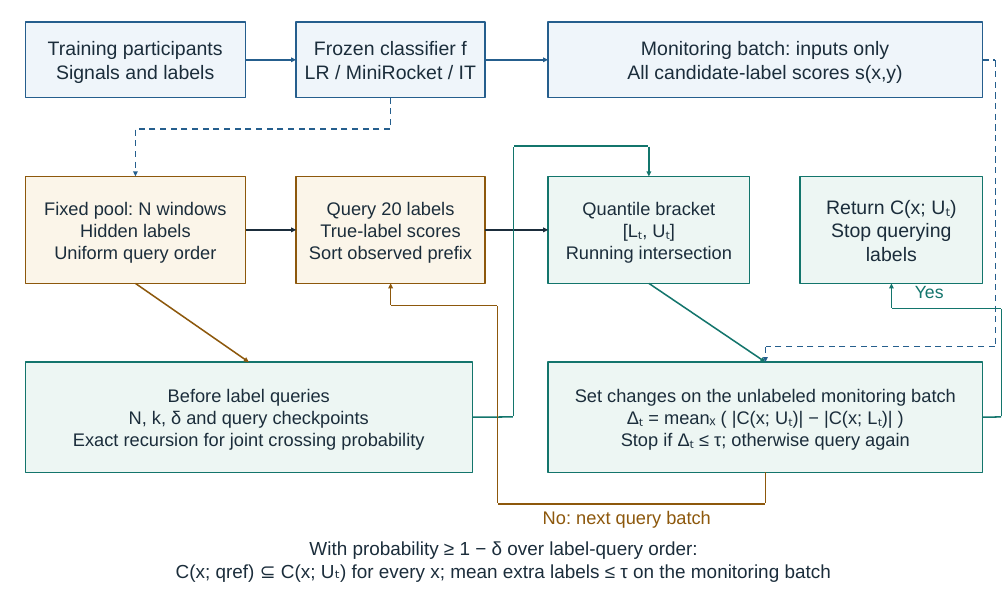
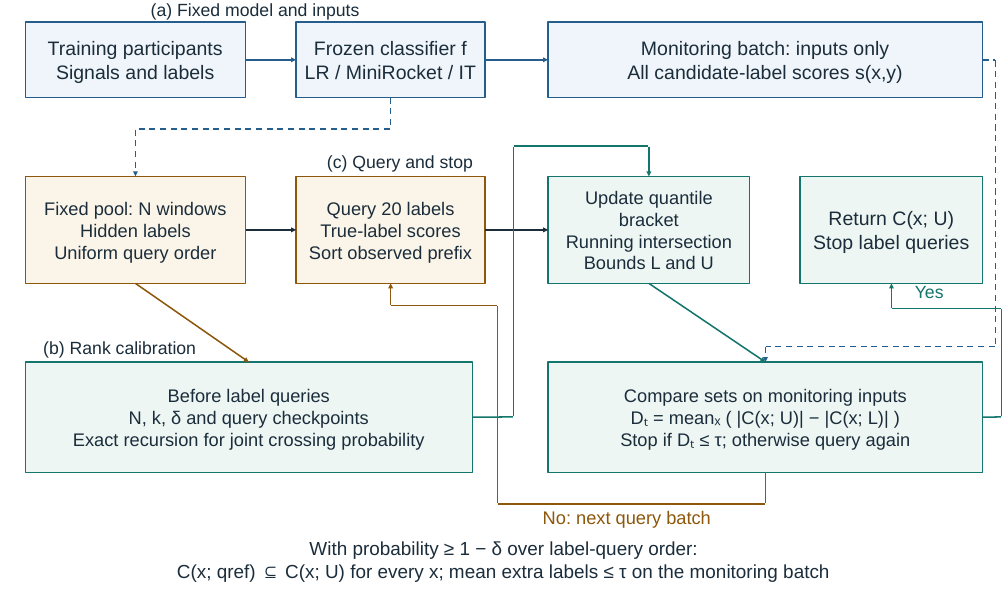
Before and after one commit to Cyrano666/har-calibration-diversity, a slide deck: slide 1 of figures/Fig1_editable.pptx. Drawn at 1008x592 pixels with LibreOffice and Linux fonts; fonts in the diff are those of the drawing. Boxes give left, top, right and bottom in pixels: in the first picture for what was removed or moved away, otherwise in the second. Text is boxed around its words. In the diff, an @@ line names an element or a change of style, - is before the commit and + after.

```diff
--- a/figures/Fig1_editable.pptx
+++ b/figures/Fig1_editable.pptx
@@ text added at <box>151,3,359,20</box>, 21 pt, text #1B2D3B @@
+(a) Fixed model and inputs
@@ text added at <box>327,155,473,172</box>, 21 pt, text #1B2D3B @@
+(c) Query and stop
@@ text in rectangle at <box>585,190,713,226</box>: text changed @@
-Quantile bracket
-[Lₜ, Uₜ]
+Update quantile bracket
@@ text in rectangle at <box>813,211,969,253</box>: text changed @@
-Return C(x; Uₜ)
-Stop querying labels
+Return C(x; U)
+Stop label queries
@@ text in rectangle at <box>584,255,714,269</box>: paragraph added @@
+Bounds L and U
@@ text added at <box>43,341,196,358</box>, 21 pt, text #1B2D3B @@
+(b) Rank calibration
@@ text in rectangle at <box>620,388,911,450</box>: text changed @@
-Set changes on the unlabeled monitoring batch
-Δₜ = meanₓ ( |C(x; Uₜ)| − |C(x; Lₜ)| )
-Stop if Δₜ ≤ τ; otherwise query again
+Compare sets on monitoring inputs
+Dₜ = meanₓ ( |C(x; U)| − |C(x; L)| )
+Stop if Dₜ ≤ τ; otherwise query again
@@ text at <box>177,564,829,582</box>: text changed @@
-C(x; qref) ⊆ C(x; Uₜ) for every x; mean extra labels ≤ τ on the monitoring batch
+C(x; qref) ⊆ C(x; U) for every x; mean extra labels ≤ τ on the monitoring batch
```
Also in this commit, not shown: 22 other files.
